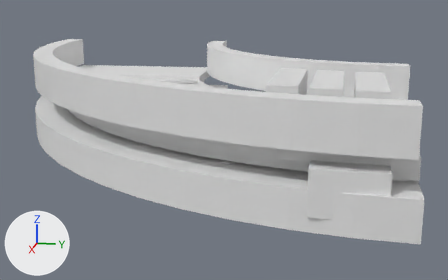
What one commit did to the glTF model assets/source/infrastructure/directorate/conveyors/models/curve_90_right/congested_lod0.glb.
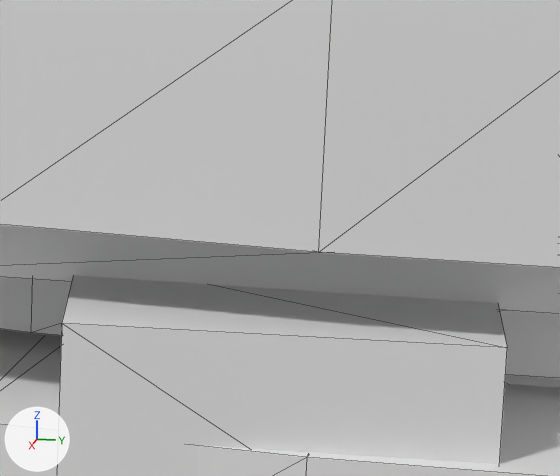
Each version appears first whole from a camera (50 mm lens) standing at (0.5653, -0.0347, 0.3981) and looking at (0.1486, -0.1181, 0.2939), and next in a close-up on the part from 66% to 90% of the width and 39% to 71% of the height. Every picture has the same lights, and +X, +Y and +Z are marked at lower left. The older version's two pictures come first. The close-ups show mesh edges as thin lines. Vertices at exactly the same position are counted once.

Objects in the first close-up: 'congested_lod0'.
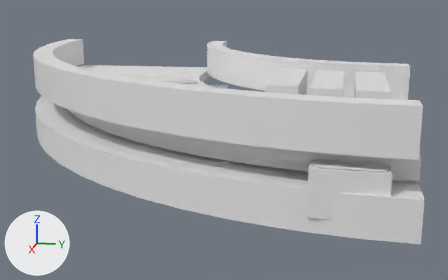
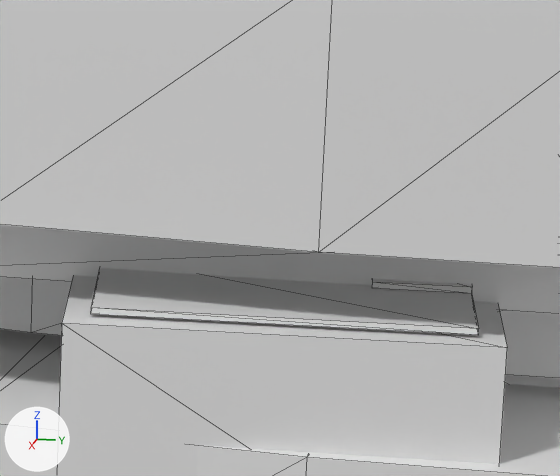
Pixel boxes (x1, y1, x2, y2) of what changed, in the close-ups (560 x 476 px):
part 1 of me_congested_lod0, added: after (90, 268, 478, 335)
part 2 of me_congested_lod0, added: after (372, 279, 472, 294)

The edits, one by one:
me_congested_lod0 is used by ob_congested_lod0; location (0.0, 0.0, 0.0).
me_congested_lod0 had 584 vertices, 1060 faces and spanned x -0.003..0.3, y -0.3..0.003, z 0.289..0.35.
me_congested_lod0 now has 600 vertices, 1084 faces and spans x -0.003..0.3, y -0.3..0.003, z 0.289..0.35.
me_congested_lod0 part 1: a new loose piece, a box spanning x 0.27778..0.295, y -0.04778..-0.01611, z 0.31972..0.32028.
me_congested_lod0 part 2: a new loose piece, a box spanning x 0.27778..0.28444, y -0.02444..-0.01611, z 0.32033..0.32089.
